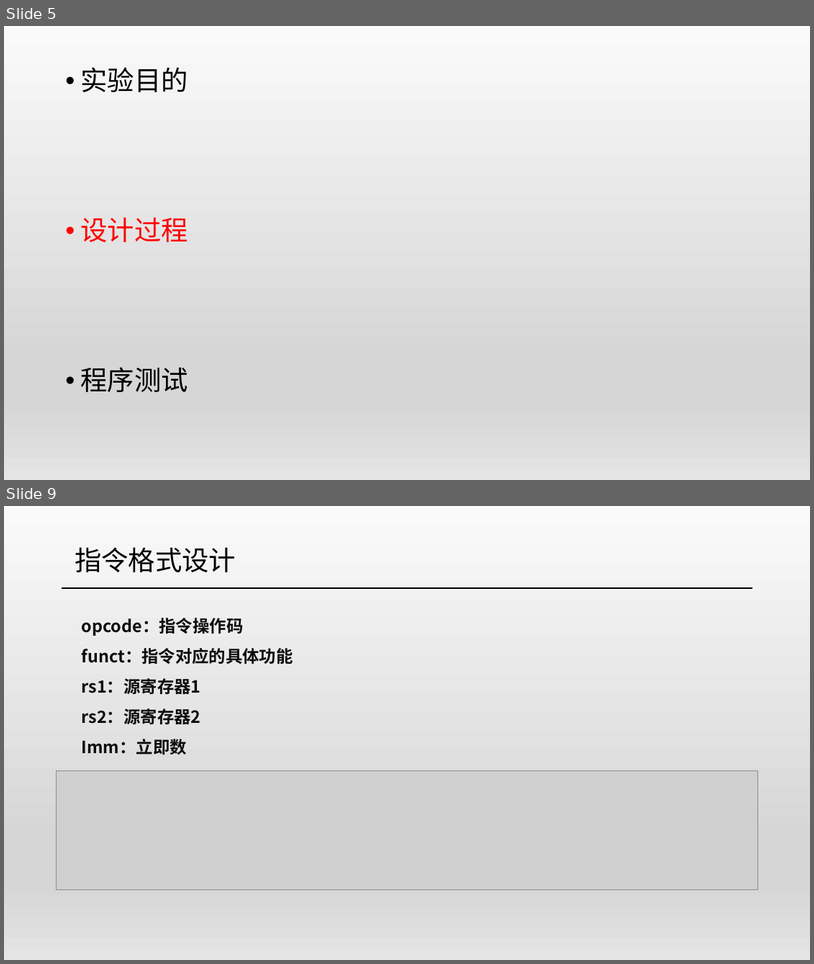
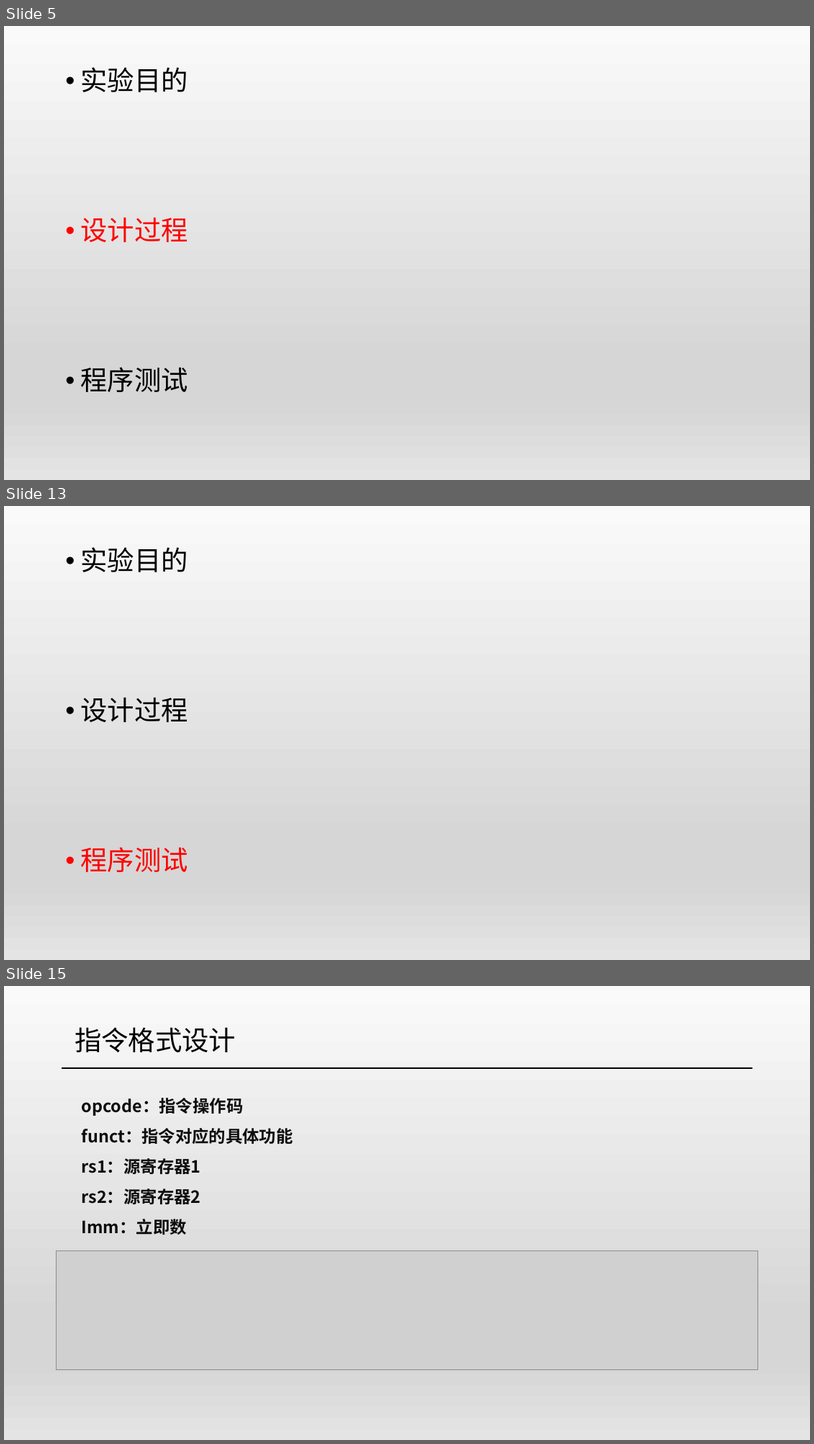
Before and after one commit to xht252/Cyber_RISC, a slide deck: ppt/硬件答辩.pptx. Shown one above the other, each under a label of ours: slides 5 and 9 before the commit, slides 5, 13 and 15 after it; the slides between them are not shown. The pictures are 814x964 and 814x1444 pixels, drawn with LibreOffice and Linux fonts; fonts in the diff are those of the drawing; grey boxes stand for pictures. Boxes give left, top, right and bottom in pixels: in the first picture for what was removed or moved away, otherwise in the second. Text is boxed around its words. In the diff, an @@ line names an element or a change of style, - is before the commit and + after.

```diff
--- a/ppt/硬件答辩.pptx
+++ b/ppt/硬件答辩.pptx
@@ slide 13 added at (4, 506, 810, 960), background gradient #FAFAFA to #D7D7D7 to #E4E4E4 @@
@@ text added at (80, 547, 188, 872), 32 pt, text #000000 @@
+• 实验目的
+• 设计过程
+• 程序测试
@@ what was slide 9 is now slide 15 @@
```
Also in this commit, not shown: 2 slides changed, 6 other slides added, 1 slide removed.
